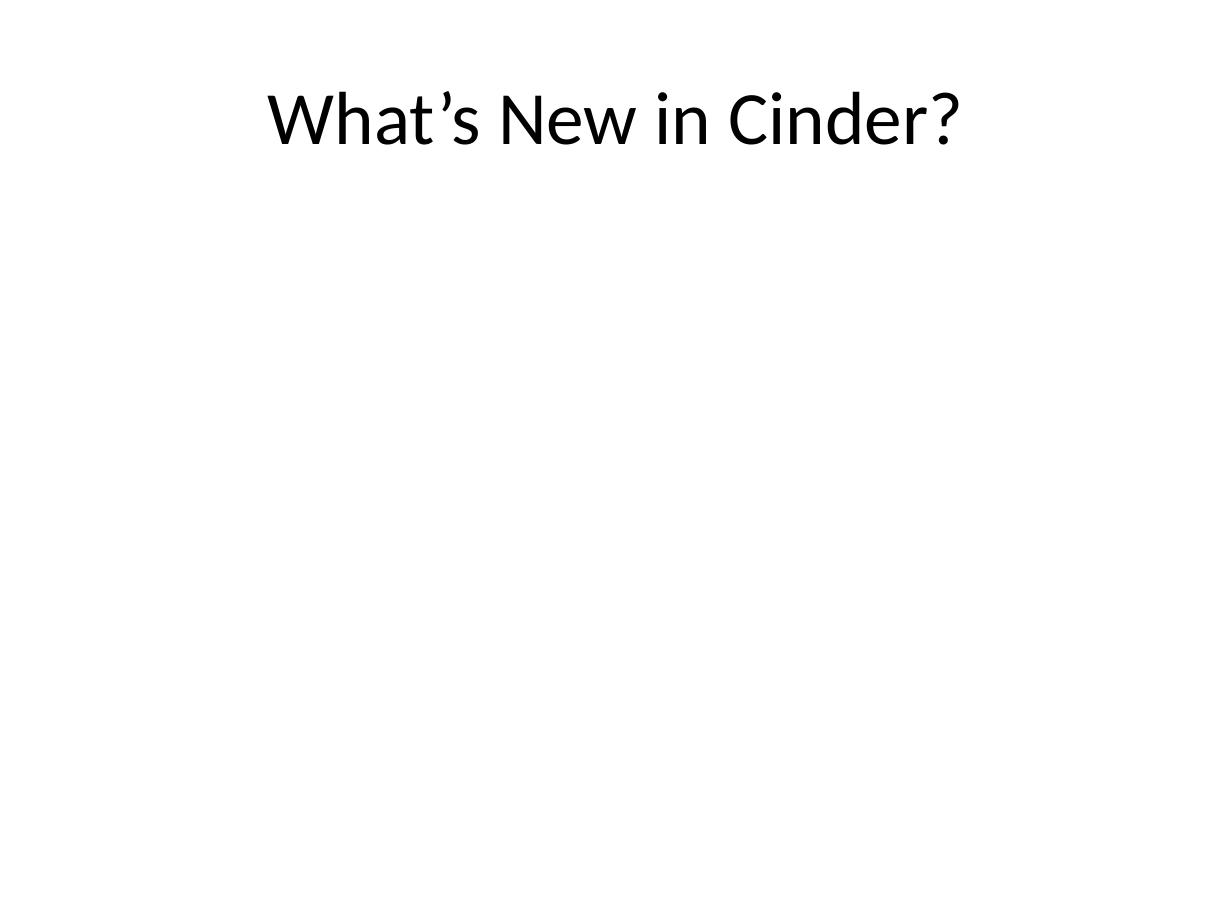
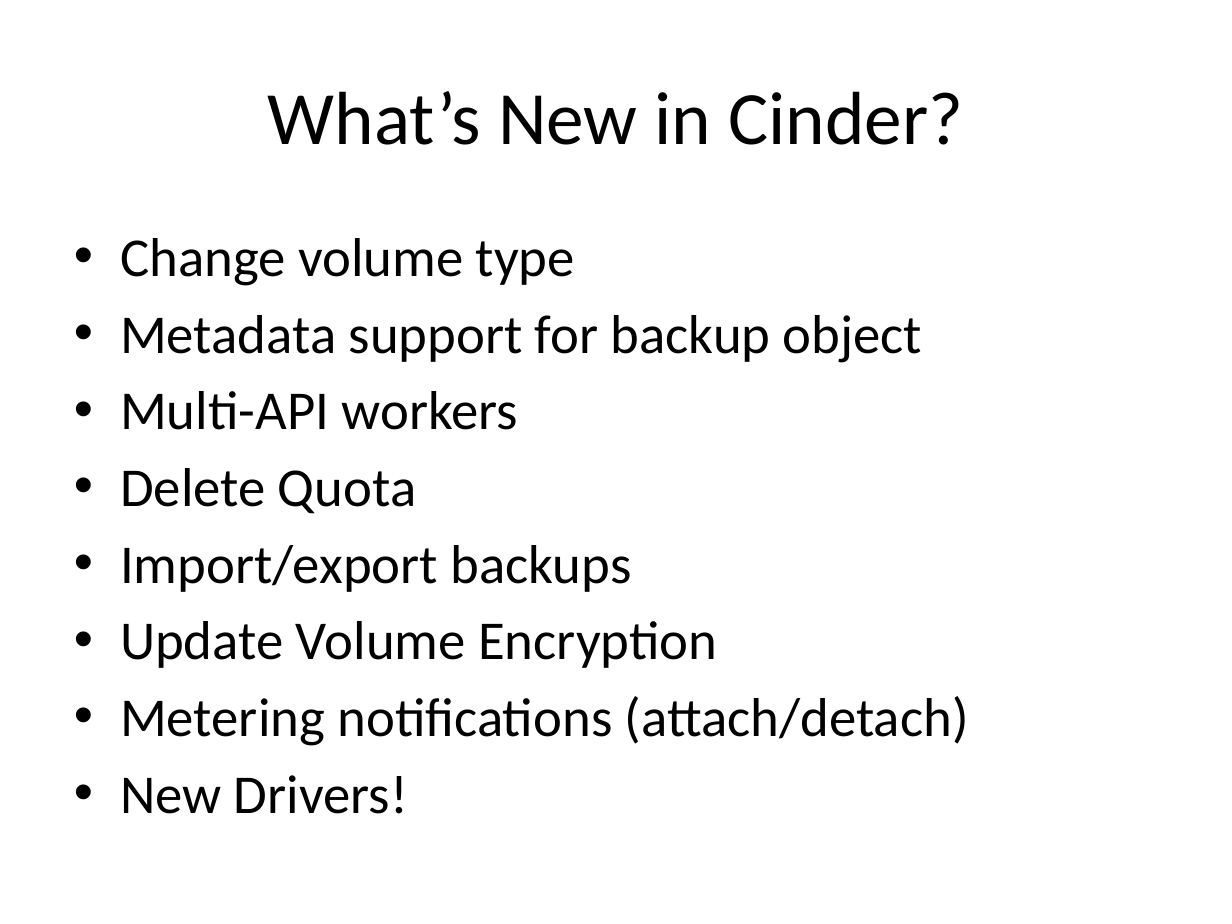
Before and after one commit to bunchc/Couch_to_OpenStack, a slide deck: slide 13 of slides/01-WhatsNew.pptx. Drawn at 1232x924 pixels with LibreOffice and Linux fonts; fonts in the diff are those of the drawing. Boxes give left, top, right and bottom in pixels: in the first picture for what was removed or moved away, otherwise in the second. Text is boxed around its words. In the diff, an @@ line names an element or a change of style, - is before the commit and + after.

```diff
--- a/slides/01-WhatsNew.pptx
+++ b/slides/01-WhatsNew.pptx
@@ text added at [120, 238, 969, 814], 32 pt, text #000000 @@
+• Change volume type
+• Metadata support for backup object
+• Multi-API workers
+• Delete Quota
+• Import/export backups
+• Update Volume Encryption
+• Metering notifications (attach/detach)
+• New Drivers!
```
Also in this commit, not shown: 4 slides added.
